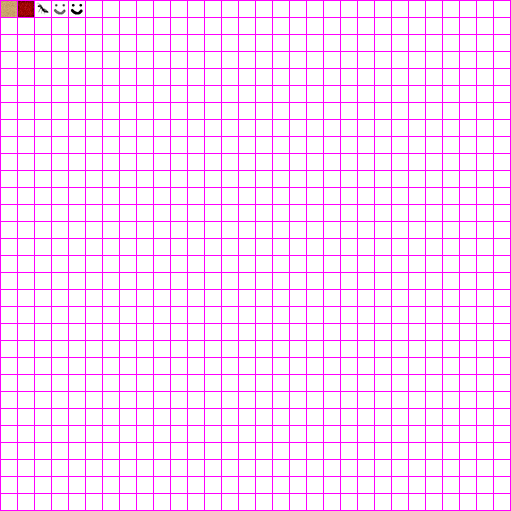
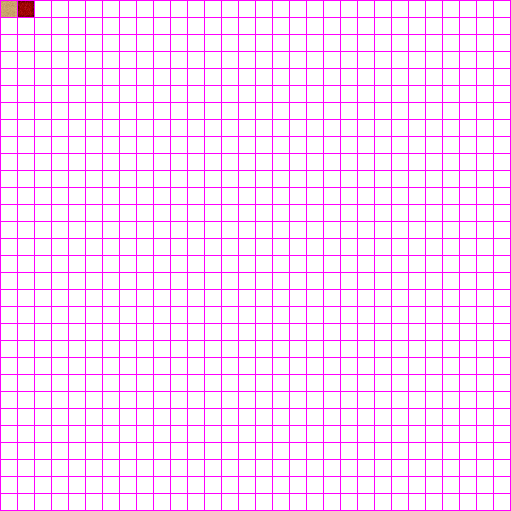
Layer changes from the first 511 × 511 image to the second:
removed group "Objects" (3 layers) over (x1=36, y1=2, x2=83, y2=15)
removed layer "Player" from group "Objects" over (x1=70, y1=3, x2=83, y2=15)
removed layer "NPC" from group "Objects" over (x1=53, y1=3, x2=66, y2=15)
removed layer "Ant" from group "Objects" over (x1=36, y1=2, x2=49, y2=15)
